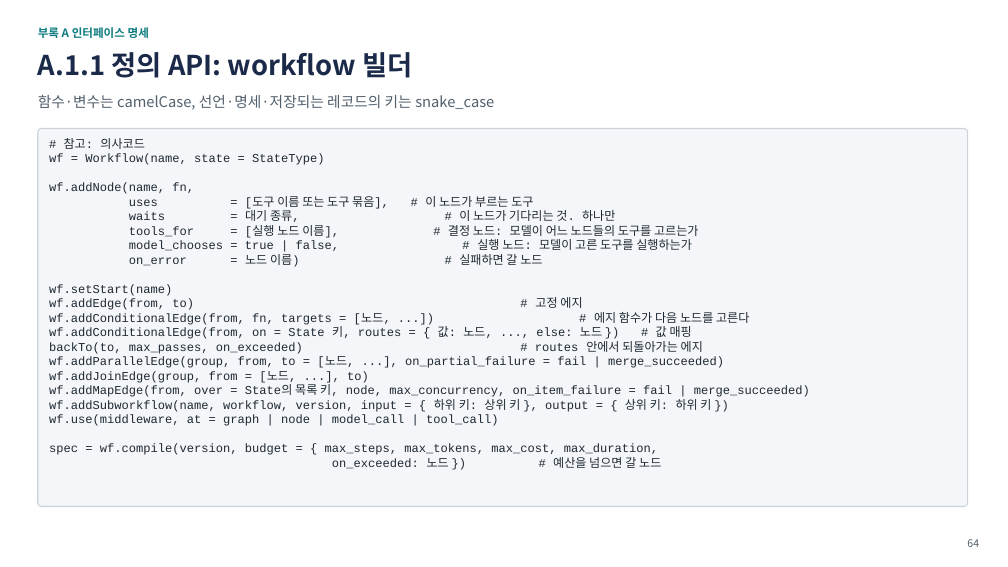
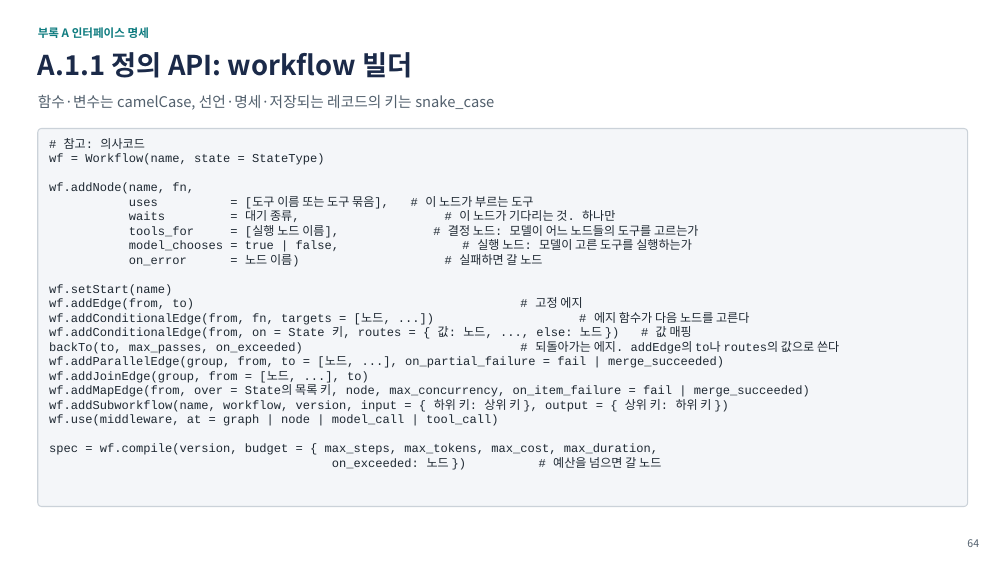
Before and after one commit to iwindfree/windfree-blog, a slide deck: slide 64 of public/files/ai-agent-workflow-framework/AI_Agent_Workflow_Framework_Summary.pptx. Drawn at 1008x567 pixels with LibreOffice and Linux fonts; fonts in the diff are those of the drawing. Boxes give left, top, right and bottom in pixels: in the first picture for what was removed or moved away, otherwise in the second. Text is boxed around its words. In the diff, an @@ line names an element or a change of style, - is before the commit and + after.

```diff
--- a/public/files/ai-agent-workflow-framework/AI_Agent_Workflow_Framework_Summary.pptx
+++ b/public/files/ai-agent-workflow-framework/AI_Agent_Workflow_Framework_Summary.pptx
@@ text at (x1=49, y1=338, x2=839, y2=354): text changed @@
-backTo(to, max_passes, on_exceeded) # routes 안에서 되돌아가는 에지
+backTo(to, max_passes, on_exceeded) # 되돌아가는 에지. addEdge의 to나 routes의 값으로 쓴다
```
Also in this commit, not shown: 1 other slide changed, 1 other file.
